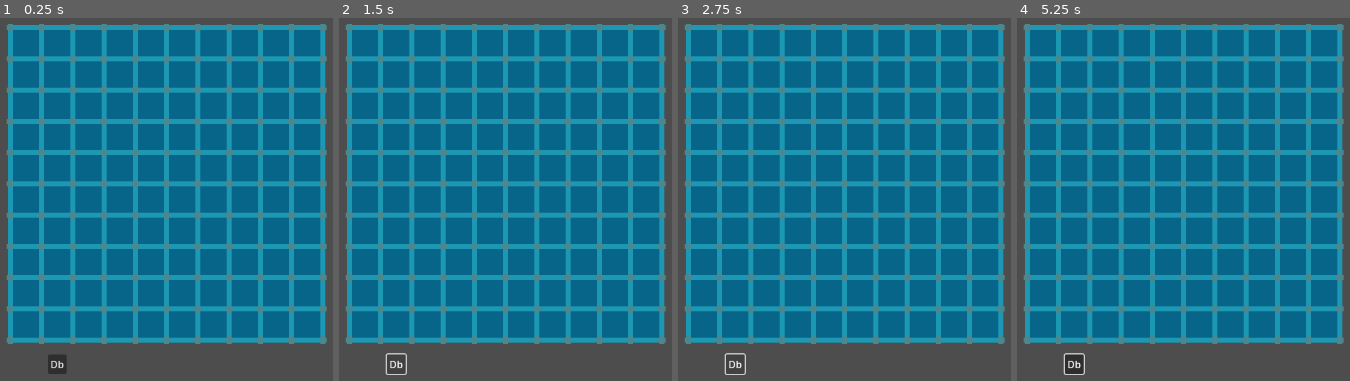
Above: before the commit, frames 1-4 (left to right).
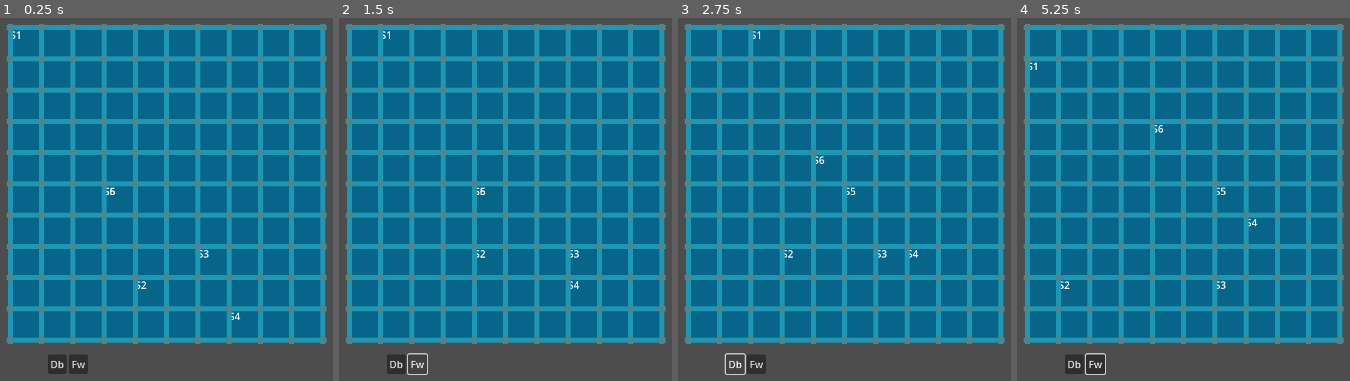
Above: after the commit, the same moments.

Repository: bjornarprytz/beneath-the-surface
Game: Godot game, scene res://main.tscn
Same seed, same stepped clock (60 frames per second), same inputs: the game is played once before the commit and once after it.
Inputs (mouse positions are in pixels of both pictures, inside the frame that each line leads up to):
- Up to frame 1 (0.25 s): no input
- Up to frame 2 (1.5 s): click "Db" at 0.5 s; click "Db" (after the commit: "Fw") at 1.25 s
- Up to frame 3 (2.75 s): click "Db" at 2 s
- Up to frame 4 (5.25 s): click "Db" (after the commit: "Fw") at 2.75 s; click "Db" at 3.5 s; click "Db" (after the commit: "Fw") at 4.25 s; tap Enter at 5 s; move the mouse to (outside the picture) at 5.02 s; tap 1 at 5.1 s; click (outside the picture) at 5.17 s

The runs differ from the first frame. In frame 1, 0.4% of the frame differs, in the area x 3-73%, y 3-99%; in frame 2, 0.4%; in frame 3, 0.5%; in frame 4, 0.7%, in the area x 3-73%, y 12-99%.

Commit message:
wip ticks, software movement

Diff:
--- a/src/atoms/hardwareData.gd
+++ b/src/atoms/hardwareData.gd
@@ -30,6 +30,9 @@
 ## The type of hardware
 var type: Type
 
+## Color of the hardware
+var color: Color
+
 func withCost(hwCost: int) -> HardwareData:
 	self.cost = hwCost
 	return self
@@ -45,3 +48,7 @@
 func withType(hwType: Type) -> HardwareData:
 	self.type = hwType
 	return self
+
+func withColor(hwColor: Color) -> HardwareData:
+	self.color = hwColor
+	return self
--- a/src/atoms/software.gd
+++ b/src/atoms/software.gd
@@ -3,6 +3,29 @@
 
 ## Represents a program designed to traverse the opposing network
 
+var nameLabel: RichTextLabel:
+	get:
+		return $NameLabel
+
 var data: SoftwareData
 
 var currentTile: Tile
+
+var nextTile: Tile = null
+
+func init(swData: SoftwareData):
+	data = swData
+	nameLabel.text = data.softwareName
+
+func computeMove():
+	nextTile = data.movementStrategy.move(self)
+
+func execute():
+	if data.executionStrategy != null:
+		data.executionStrategy.execute(self)
+
+func commitMove():
+	if nextTile != null:
+		currentTile.remove_software(self)
+		nextTile.add_software(self)
+		nextTile = null
--- a/src/atoms/software.tscn
+++ b/src/atoms/software.tscn
@@ -4,3 +4,8 @@
 
 [node name="Software" type="Node2D"]
 script = ExtResource("1_0kp8i")
+
+[node name="NameLabel" type="RichTextLabel" parent="."]
+offset_right = 40.0
+offset_bottom = 40.0
+bbcode_enabled = true
--- a/src/atoms/softwareData.gd
+++ b/src/atoms/softwareData.gd
@@ -9,3 +9,22 @@
 
 ## What does it cost to run it
 var cpuCycles: int
+
+## What is the name of the software
+var softwareName: String
+
+func withMovementStrategy(strategy: MovementStrategy) -> SoftwareData:
+    self.movementStrategy = strategy
+    return self
+
+func withExecutionStrategy(strategy: ExecutionStrategy) -> SoftwareData:
+    self.executionStrategy = strategy
+    return self
+
+func withCpuCycles(cycles: int) -> SoftwareData:
+    self.cpuCycles = cycles
+    return self
+
+func withName(swName: String) -> SoftwareData:
+    self.softwareName = swName
+    return self
--- a/src/autoload/create.gd
+++ b/src/autoload/create.gd
@@ -8,6 +8,8 @@
 @onready var edgeHardwareSpawner = preload ("res://atoms/hardware_edge.tscn")
 @onready var crossHardwareSpawner = preload ("res://atoms/hardware_cross.tscn")
 @onready var tileHardwareSpawner = preload ("res://atoms/hardware_tile.tscn")
+
+@onready var softwareSpawner = preload ("res://atoms/software.tscn")
 
 func tile(coord: Vector2i, size: float) -> Tile:
 	var tileScene = tileSpawner.instantiate() as Tile
@@ -48,3 +50,8 @@
 
 	assert(false, "Hardware type not implemented")
 	return null
+
+func software(softwareData: SoftwareData) -> Software:
+	var scene = softwareSpawner.instantiate() as Software
+	scene.init(softwareData)
+	return scene
--- a/src/main.gd
+++ b/src/main.gd
@@ -1,6 +1,29 @@
 class_name GameState
 extends Node2D
 
-@onready var map: Map = $Map
+var map: Map:
+	get:
+		return $Map
+var player: Player = Player.new()
 
-var player : Player = Player.new()
+var timer
+
+func _ready() -> void:
+	for swData in player.deployableSoftware:
+		var sw = Create.software(swData)
+		player.software.append(sw)
+		var tile = map._tilesLookup.pick_random().pick_random()
+		tile.add_software(sw)
+
+	timer = Timer.new()
+	timer.timeout.connect(_tick)
+	add_child(timer)
+	timer.start(1.0)
+
+func _tick():
+	for sw in player.software:
+		sw.computeMove()
+	for sw in player.software:
+		sw.commitMove()
+	for sw in player.software:
+		sw.execute()
--- a/src/systems/actions/buildAction.gd
+++ b/src/systems/actions/buildAction.gd
@@ -35,13 +35,13 @@
 
 func _on_edge_clicked(edge: Edge) -> void:
 	## Place the hardware on the edge
-	var hardware = _hardwareData.create()
+	var hardware = Create.hardware(_hardwareData)
 	edge.add_hardware(hardware)
 	_finish()
 
 func _on_intersection_clicked(intersection: Cross) -> void:
 	## Place the hardware on the intersection
-	var hardware = _hardwareData.create()
+	var hardware = Create.hardware(_hardwareData)
 	intersection.add_hardware(hardware)
 	_finish()
 
--- a/src/systems/map/edge.gd
+++ b/src/systems/map/edge.gd
@@ -54,8 +54,13 @@
 	assert(_hardware == null, "Hardware already set")
 	_hardware = hardware
 
+	background.color = hardware.data.color
+
 func get_hardware() -> Hardware:
 	return _hardware
+
+func has_hardware() -> bool:
+	return _hardware != null
 
 func _draw() -> void:
 	if size == 0:
--- a/src/systems/map/tile.gd
+++ b/src/systems/map/tile.gd
@@ -15,6 +15,7 @@
 var _neighbours: Array[Tile] = []
 var _edges: Array[Edge] = []
 var _hardware: Hardware
+var _software: Array[Software] = []
 
 func connect_edge(edge: Edge) -> void:
 	if _edges.has(edge):
@@ -37,6 +38,19 @@
 
 	return _neighbours
 
+func get_unobstructed_neighbours() -> Array[Tile]:
+	var unobstructed: Array[Tile] = []
+
+	for e in _edges:
+		if e.has_hardware():
+			continue
+
+		var other = e.get_other_tile(self)
+		if other != null:
+			unobstructed.append(other)
+
+	return unobstructed
+
 func add_hardware(hardware: Hardware) -> void:
 	assert(_hardware == null, "Tile already has hardware")
 	_hardware = hardware
@@ -45,6 +59,25 @@
 
 func get_hardware() -> Hardware:
 	return _hardware
+
+func add_software(software: Software) -> void:
+	assert(!_software.has(software), "Tile already has software")
+
+	_software.append(software)
+	if software.get_parent() == null:
+		add_child(software)
+	else:
+		software.reparent(self)
+
+	software.currentTile = self
+
+func remove_software(software: Software) -> void:
+	assert(_software.has(software), "Tile does not have software")
+
+	_software.erase(software)
+	remove_child(software)
+
+	software.currentTile = null
 
 func get_software() -> Array[Software]:
 	push_error("get_software() not implemented")
--- a/src/systems/player/player.gd
+++ b/src/systems/player/player.gd
@@ -13,5 +13,15 @@
 
 func _init() -> void:
     buildableHardware = [
-        HardwareData.new().withName("Db").withCost(100).withType(HardwareData.Type.TILE)
+        HardwareData.new().withName("Db").withCost(100).withType(HardwareData.Type.TILE),
+        HardwareData.new().withName("Fw").withCost(10).withColor(Color.PINK).withType(HardwareData.Type.EDGE)
     ]
+
+    deployableSoftware = [
+        SoftwareData.new().withName("S1").withMovementStrategy(MovementStrategy.new()),
+        SoftwareData.new().withName("S2").withMovementStrategy(MovementStrategy.new()),
+        SoftwareData.new().withName("S3").withMovementStrategy(MovementStrategy.new()),
+        SoftwareData.new().withName("S4").withMovementStrategy(MovementStrategy.new()),
+        SoftwareData.new().withName("S5").withMovementStrategy(MovementStrategy.new()),
+        SoftwareData.new().withName("S6").withMovementStrategy(MovementStrategy.new()),
+    ]
--- a/src/systems/software/movementStrategy.gd
+++ b/src/systems/software/movementStrategy.gd
@@ -1,6 +1,10 @@
 class_name MovementStrategy
 extends Resource
 
-func move(software: Software) -> void:
-    push_error("MoveStrategy not implemented")
-    pass
+func move(_software: Software) -> Tile:
+	push_warning("MovementStrategy.move() not implemented. Movement is random.");
+	var options = _software.currentTile.get_unobstructed_neighbours()
+	if options.size() > 0:
+		return options.pick_random();
+	else:
+		return null
--- a/src/ui/playerHud.gd
+++ b/src/ui/playerHud.gd
@@ -15,6 +15,16 @@
 		button.button.pressed.connect(_on_build_button_pressed.bind(hw))
 		buildingBar.add_child(button)
 
+func _unhandled_key_input(event: InputEvent) -> void:
+	## Map number keys to buttons
+	if event is InputEventKey:
+		var key = event as InputEventKey
+		if key.pressed:
+			var buttonIndex = key.keycode - KEY_1
+			if buttonIndex >= 0 and buttonIndex < buildingBar.get_child_count():
+				var button = buildingBar.get_child(buttonIndex)
+				button.button.pressed.emit()
+
 func _on_build_button_pressed(hw: HardwareData) -> void:
 	if currentAction != null:
 		currentAction.cancel()
Not shown, changed: readme.md
